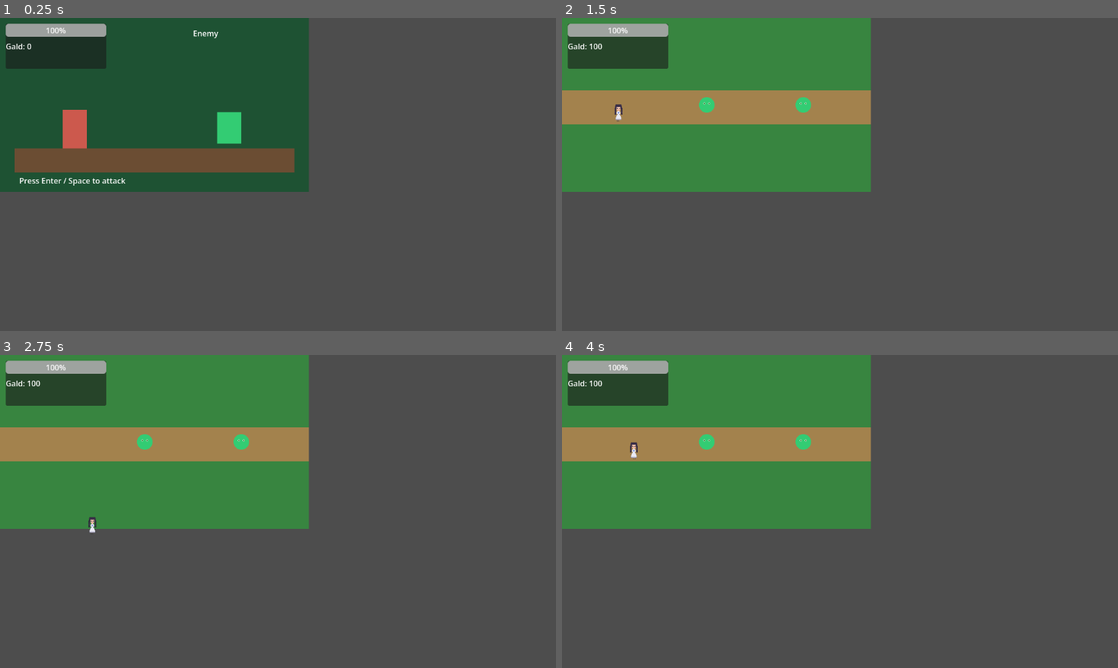
Above: before the commit, frames 1-4 (two rows, left to right).
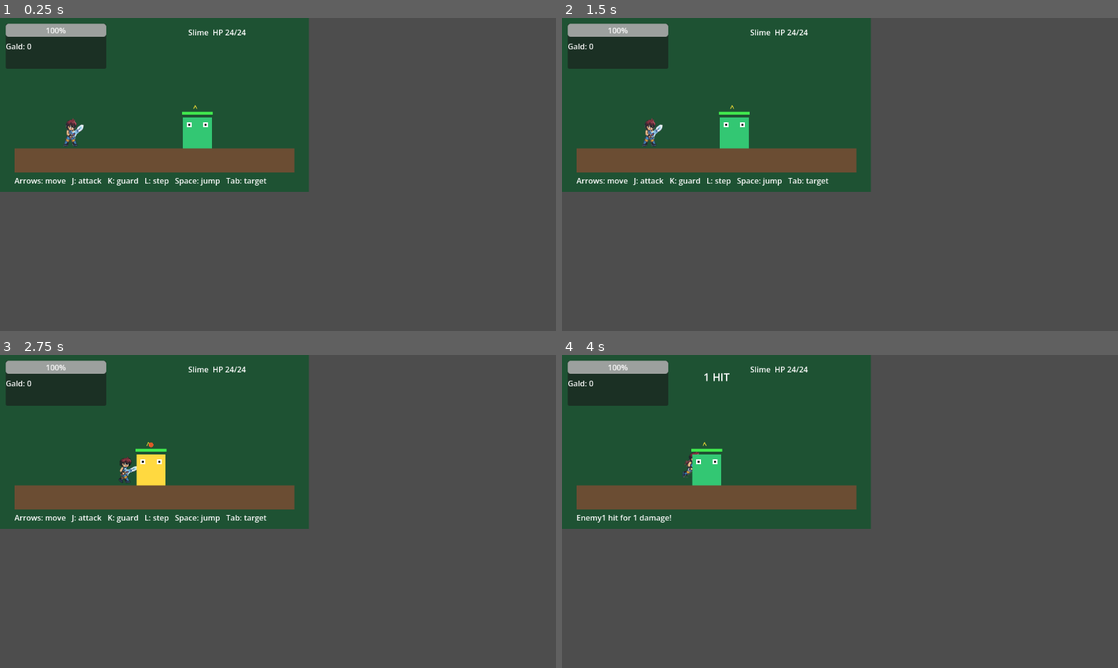
Above: after the commit, the same moments.

Repository: nkbfq763/GodotTown
Game: Godot game, scene res://battle.tscn
Same seed, same stepped clock (60 frames per second), same inputs: the game is played once before the commit and once after it. This scene is started directly instead of the project's main scene.
Inputs:
- Up to frame 1 (0.25 s): no input
- Up to frame 2 (1.5 s): tap Enter (ui_accept) at 0.5 s; hold Right (ui_right) 0.53-1.28 s; hold A (a) 0.53-1.28 s; tap Space (jump, bound only after the commit) at 0.77, 1.07 s; tap D (d) at 0.8, 1.35 s; hold Down (ui_down) from 1.28 s (still down)
- Up to frame 3 (2.75 s): tap Space (jump, bound only after the commit) at 1.52, 1.82 s; tap S (s) at 1.55 s; release Down (ui_down) at 2.03 s; hold Right (ui_right) from 2.03 s (still down); hold S (s) from 2.03 s (still down); tap Enter (ui_accept) at 2.3 s
- Up to frame 4 (4 s): release Right (ui_right) at 2.78 s; release S (s) at 2.78 s; hold Up (ui_up) 2.78-3.53 s; tap Enter (ui_accept) at 2.85 s; tap Space (jump, bound only after the commit) at 3.02, 3.32, 3.77 s; tap W (w) at 3.05 s; hold Left (ui_left) from 3.53 s (still down); hold W (w) from 3.53 s (still down); tap J (attack, bound only after the commit) at 3.8 s

The runs differ from the first frame. In frame 1, 2.1% of the frame differs, in the area x 2-48%, y 3-54%; in frame 2, 28%; in frame 3, 28%, in the area x 0-56%, y 0-57%; in frame 4, 28%.

Commit message:
feat: B1 リアルタイムLMBS近接戦闘(移動/ジャンプ/3段コンボ/ガード/ステップ/敵AI/コンボ表示/勝敗)
Co-Authored-By: Devin AI <158243242+devin-ai-integration[bot]@users.noreply.github.com>

Diff:
--- a/battle.gd
+++ b/battle.gd
@@ -1,83 +1,248 @@
 extends Node2D
 
-enum State { START, PLAYER_TURN, RESULT }
-var state := State.START
-var hero: CharacterData
-var enemies: Array[Dictionary] = []
+enum BattleState { ACTIVE, RESULT }
+enum EnemyAIState { APPROACH, TELEGRAPH, ATTACK, RECOVER, REPOSITION }
+
+const MELEE_RANGE := 78.0
+const HEIGHT_RANGE := 30.0
+const COMBO_TIMEOUT := 1.25
+
+var state := BattleState.ACTIVE
+var hero: BattleUnit
+var hero_data: CharacterData
+var enemies: Array[BattleUnit] = []
+var enemy_ai: Dictionary = {}
+var active_target: BattleUnit
+var target_index := 0
+var combo_hits := 0
+var combo_timer := 0.0
+var guard_regen_timer := 0.0
 var result_label: Label
+var combo_label: Label
 var status_label: Label
 
 func _ready() -> void:
-	hero = GameData.get_character_data()
-	if not hero:
-		hero = load("res://data/hero.tres")
-		GameData.set_character_data(hero)
-	hero.reset_for_battle()
-	for data in GameData.pending_encounter:
-		enemies.append({"data": data, "hp": data.max_hp})
+	hero_data = GameData.get_character_data()
+	if not hero_data:
+		hero_data = load("res://data/hero.tres")
+		GameData.set_character_data(hero_data)
+	hero_data.reset_for_battle()
+	_create_hero()
+	var encounter := GameData.pending_encounter.duplicate()
+	if encounter.is_empty():
+		encounter = [load("res://data/slime.tres")]
+	for index in encounter.size():
+		_create_enemy(encounter[index], index)
+	active_target = enemies[0] if not enemies.is_empty() else null
 	result_label = $Result
+	combo_label = $Combo
 	status_label = $Status
-	state = State.PLAYER_TURN
-	_refresh_display()
+	_update_target_marker()
+	_refresh_ui()
 
 func _unhandled_input(event: InputEvent) -> void:
-	if state == State.PLAYER_TURN and event.is_action_pressed("ui_accept"):
-		_attack()
-	elif state == State.RESULT and event.is_action_pressed("ui_accept"):
-		if GameData.battle_won:
-			get_tree().change_scene_to_file("res://field.tscn")
-		else:
-			get_tree().change_scene_to_file("res://title.tscn")
-
-func _physics_process(_delta: float) -> void:
-	if state != State.PLAYER_TURN:
-		return
-	var direction := Input.get_axis("ui_left", "ui_right")
-	$Hero.position.x = clampf($Hero.position.x + direction * 3.0, 80.0, 260.0)
-
-func _attack() -> void:
-	for enemy in enemies:
-		if enemy.hp > 0:
-			var defender: EnemyData = enemy.data
-			var damage := maxi(1, int(hero.attack * 1.0) - defender.defense)
-			enemy.hp = maxi(0, enemy.hp - damage)
-			status_label.text = "%s attacks %s for %d damage!" % [hero.character_name, defender.enemy_name, damage]
-			break
-	if _all_defeated():
-		_win()
+	if state == BattleState.RESULT:
+		if event.is_action_pressed("ui_accept"):
+			_return_from_battle()
+		return
+	if event.is_action_pressed("attack"):
+		hero.request_attack()
+	elif event.is_action_pressed("jump"):
+		hero.request_jump()
+	elif event.is_action_pressed("step"):
+		hero.request_step()
+	elif event.is_action_pressed("target_next"):
+		_switch_target()
+
+func _physics_process(delta: float) -> void:
+	if state == BattleState.RESULT:
+		return
+	hero.request_move(Input.get_axis("ui_left", "ui_right"))
+	hero.request_guard(Input.is_action_pressed("guard"))
+	if hero.is_guarding():
+		guard_regen_timer -= delta
+		if guard_regen_timer <= 0.0:
+			hero_data.current_tp = mini(hero_data.max_tp, hero_data.current_tp + 1)
+			guard_regen_timer = 0.25
 	else:
-		_enemy_turn()
-	_refresh_display()
-
-func _enemy_turn() -> void:
-	for enemy in enemies:
-		if enemy.hp > 0:
-			var attacker: EnemyData = enemy.data
-			var damage := maxi(1, attacker.attack - hero.defense)
-			hero.current_hp = maxi(0, hero.current_hp - damage)
-			status_label.text += "  %s hits Roland for %d." % [attacker.enemy_name, damage]
-			if hero.current_hp == 0:
-				state = State.RESULT
-				GameData.finish_battle(false)
-				result_label.text = "Defeat\nPress Enter to return to title"
-			break
-
-func _all_defeated() -> bool:
-	for enemy in enemies:
-		if enemy.hp > 0:
-			return false
-	return true
-
-func _win() -> void:
-	state = State.RESULT
+		guard_regen_timer = 0.0
+	_process_enemy_ai(delta)
+	_update_facing()
+	_update_combo(delta)
+	_sync_hero_resource()
+	_update_target_marker()
+	_refresh_ui()
+	_check_battle_result()
+
+func _create_hero() -> void:
+	hero = BattleUnit.new()
+	hero.name = "Hero"
+	add_child(hero)
+	hero.configure(hero_data, false, Vector2(155, 270))
+	hero.attack_window.connect(_on_attack_window)
+	hero.state_changed.connect(_on_unit_state_changed)
+
+func _create_enemy(data: EnemyData, index: int) -> void:
+	var enemy := BattleUnit.new()
+	enemy.name = "Enemy%d" % (index + 1)
+	add_child(enemy)
+	enemy.configure(data, true, Vector2(420 + index * 70, 270))
+	enemy.attack_window.connect(_on_attack_window)
+	enemy.state_changed.connect(_on_unit_state_changed)
+	enemies.append(enemy)
+	enemy_ai[enemy] = {
+		"state": EnemyAIState.APPROACH,
+		"timer": 0.15 * index,
+	}
+
+func _process_enemy_ai(delta: float) -> void:
+	for enemy in enemies:
+		if enemy.current_hp <= 0:
+			enemy.request_move(0.0)
+			continue
+		var data: EnemyData = enemy.unit_data
+		var record: Dictionary = enemy_ai[enemy]
+		var distance := absf(hero.position.x - enemy.position.x)
+		match int(record["state"]):
+			EnemyAIState.APPROACH:
+				enemy.telegraphing = false
+				if distance > MELEE_RANGE:
+					enemy.request_move(signf(hero.position.x - enemy.position.x))
+				else:
+					enemy.request_move(0.0)
+					enemy.telegraphing = true
+					record["state"] = EnemyAIState.TELEGRAPH
+					record["timer"] = 0.32 / maxf(0.1, data.aggression)
+			EnemyAIState.TELEGRAPH:
+				enemy.request_move(0.0)
+				enemy.telegraphing = true
+				record["timer"] = float(record["timer"]) - delta
+				if float(record["timer"]) <= 0.0:
+					enemy.telegraphing = false
+					enemy.request_attack()
+					record["state"] = EnemyAIState.ATTACK
+			EnemyAIState.ATTACK:
+				enemy.request_move(0.0)
+				if enemy.state not in [BattleUnit.State.ATTACK1, BattleUnit.State.ATTACK2, BattleUnit.State.ATTACK3]:
+					record["state"] = EnemyAIState.RECOVER
+					record["timer"] = 0.35
+			EnemyAIState.RECOVER:
+				enemy.request_move(0.0)
+				record["timer"] = float(record["timer"]) - delta
+				if float(record["timer"]) <= 0.0:
+					record["state"] = EnemyAIState.REPOSITION
+					record["timer"] = data.attack_interval / maxf(0.1, data.aggression)
+			EnemyAIState.REPOSITION:
+				enemy.request_move(signf(hero.position.x - enemy.position.x))
+				record["timer"] = float(record["timer"]) - delta
+				if float(record["timer"]) <= 0.0:
+					record["state"] = EnemyAIState.APPROACH
+		enemy.face_target(hero)
+
+func _on_attack_window(attacker: BattleUnit) -> void:
+	var defender := active_target if attacker == hero else hero
+	if not defender or defender.current_hp <= 0:
+		return
+	if attacker.attack_hit_targets.has(defender):
+		return
+	if not _is_melee_hit(attacker, defender):
+		return
+	attacker.attack_hit_targets.append(defender)
+	var damage := _calculate_damage(attacker, defender)
+	if defender == hero and hero.is_guarding() and _is_front_hit(defender, attacker):
+		damage = maxi(1, int(round(damage * 0.3)))
+		hero_data.current_tp = mini(hero_data.max_tp, hero_data.current_tp + 2)
+	defender.receive_damage(damage)
+	if attacker == hero:
+		hero_data.current_tp = mini(hero_data.max_tp, hero_data.current_tp + 2)
+	combo_hits += 1
+	combo_timer = COMBO_TIMEOUT
+	status_label.text = "%s hit for %d damage!" % [attacker.name, damage]
+	_refresh_ui()
+
+func _calculate_damage(attacker: BattleUnit, defender: BattleUnit) -> int:
+	var raw := float(attacker.get_attack()) * attacker.get_attack_power() - float(defender.get_defense())
+	var combo_multiplier := 1.0 + minf(combo_hits * 0.01, 0.3)
+	var damage := maxf(1.0, raw * combo_multiplier)
+	return maxi(1, int(floor(damage * randf_range(0.95, 1.05))))
+
+func _is_melee_hit(attacker: BattleUnit, defender: BattleUnit) -> bool:
+	if absf(attacker.position.x - defender.position.x) > MELEE_RANGE:
+		return false
+	if absf(attacker.position.y - defender.position.y) > HEIGHT_RANGE:
+		return false
+	return _is_front_hit(attacker, defender)
+
+func _is_front_hit(attacker: BattleUnit, defender: BattleUnit) -> bool:
+	var direction := 1.0 if attacker.facing_right else -1.0
+	return (defender.position.x - attacker.position.x) * direction >= -8.0
+
+func _switch_target() -> void:
+	if enemies.is_empty():
+		return
+	var alive: Array[BattleUnit] = enemies.filter(func(enemy: BattleUnit) -> bool: return enemy.current_hp > 0)
+	if alive.is_empty():
+		return
+	target_index = (target_index + 1) % alive.size()
+	active_target = alive[target_index]
+	_update_target_marker()
+
+func _update_facing() -> void:
+	if active_target and active_target.current_hp > 0:
+		hero.face_target(active_target)
+	for enemy in enemies:
+		if enemy.current_hp > 0:
+			enemy.face_target(hero)
+
+func _update_combo(delta: float) -> void:
+	if combo_hits == 0:
+		return
+	combo_timer -= delta
+	if combo_timer <= 0.0:
+		combo_hits = 0
+
+func _sync_hero_resource() -> void:
+	hero_data.current_hp = hero.current_hp
+
+func _update_target_marker() -> void:
+	if not active_target:
+		$TargetMarker.visible = false
+		return
+	$TargetMarker.visible = active_target.current_hp > 0
+	$TargetMarker.position = active_target.position + Vector2(-10, -96)
+
+func _refresh_ui() -> void:
+	combo_label.text = "%d HIT" % combo_hits if combo_hits > 0 else ""
+	for index in enemies.size():
+		var enemy := enemies[index]
+		var label: Label = $EnemyList.get_child(index)
+		label.text = "%s  HP %d/%d" % [enemy.unit_data.get("enemy_name"), enemy.current_hp, enemy.max_hp]
+
+func _check_battle_result() -> void:
+	if hero.current_hp <= 0:
+		state = BattleState.RESULT
+		GameData.finish_battle(false)
+		result_label.text = "Defeat\nPress Enter to return to title"
+		status_label.text = "Roland was defeated."
+		return
+	for enemy in enemies:
+		if enemy.current_hp > 0:
+			return
+	state = BattleState.RESULT
 	var reward := 0
 	for enemy in enemies:
-		reward += enemy.data.gald
+		reward += int(enemy.unit_data.get("gald"))
 	GameData.gald += reward
 	GameData.finish_battle(true)
 	result_label.text = "Victory!  +%d Gald\nPress Enter to return" % reward
-
-func _refresh_display() -> void:
-	for index in enemies.size():
-		var enemy_label: Label = $EnemyList.get_child(index)
-		enemy_label.text = "%s  HP %d/%d" % [enemies[index].data.enemy_name, enemies[index].hp, enemies[index].data.max_hp]
+	status_label.text = "All enemies defeated."
+
+func _return_from_battle() -> void:
+	if GameData.battle_won:
+		get_tree().change_scene_to_file("res://field.tscn")
+	else:
+		get_tree().change_scene_to_file("res://title.tscn")
+
+func _on_unit_state_changed(unit: BattleUnit, new_state: BattleUnit.State) -> void:
+	if unit == hero and new_state == BattleUnit.State.HURT:
+		status_label.text = "Roland is staggered!"
--- a/battle.tscn
+++ b/battle.tscn
@@ -20,25 +20,11 @@
 color = Color(0.42, 0.3, 0.2, 1)
 mouse_filter = 2
 
-[node name="Hero" type="ColorRect" parent="."]
-offset_left = 130.0
-offset_top = 190.0
-offset_right = 180.0
-offset_bottom = 270.0
-color = Color(0.8, 0.35, 0.3, 1)
-
-[node name="EnemyA" type="ColorRect" parent="."]
-offset_left = 450.0
-offset_top = 195.0
-offset_right = 500.0
-offset_bottom = 260.0
-color = Color(0.2, 0.8, 0.45, 1)
-
 [node name="EnemyList" type="VBoxContainer" parent="."]
-offset_left = 400.0
-offset_top = 20.0
-offset_right = 610.0
-offset_bottom = 100.0
+offset_left = 390.0
+offset_top = 18.0
+offset_right = 625.0
+offset_bottom = 125.0
 
 [node name="Enemy1" type="Label" parent="EnemyList"]
 layout_mode = 2
@@ -52,18 +38,32 @@
 layout_mode = 2
 text = ""
 
+[node name="TargetMarker" type="Label" parent="."]
+offset_right = 24.0
+offset_bottom = 24.0
+theme_override_colors/font_color = Color(1, 0.9, 0.2, 1)
+text = "^"
+
+[node name="Combo" type="Label" parent="."]
+offset_left = 270.0
+offset_top = 30.0
+offset_right = 370.0
+offset_bottom = 60.0
+theme_override_font_sizes/font_size = 22
+horizontal_alignment = 1
+
 [node name="Status" type="Label" parent="."]
-offset_left = 40.0
+offset_left = 30.0
 offset_top = 325.0
-offset_right = 600.0
-offset_bottom = 345.0
-text = "Press Enter / Space to attack"
+offset_right = 610.0
+offset_bottom = 350.0
+text = "Arrows: move   J: attack   K: guard   L: step   Space: jump   Tab: target"
 
 [node name="Result" type="Label" parent="."]
-offset_left = 180.0
+offset_left = 175.0
 offset_top = 120.0
-offset_right = 460.0
-offset_bottom = 180.0
+offset_right = 465.0
+offset_bottom = 185.0
 theme_override_font_sizes/font_size = 20
 horizontal_alignment = 1
 
--- /dev/null
+++ b/battle_unit.gd
@@ -0,0 +1,260 @@
+extends Node2D
+class_name BattleUnit
+
+signal attack_window(attacker: BattleUnit)
+signal state_changed(unit: BattleUnit, new_state: State)
+
+enum State {
+	IDLE,
+	MOVE,
+	JUMP,
+	ATTACK1,
+	ATTACK2,
+	ATTACK3,
+	GUARD,
+	STEP,
+	HURT,
+	DOWN,
+	KO,
+}
+
+const ATTACK_DURATION := 0.42
+const ATTACK_ACTIVE_START := 0.16
+const ATTACK_ACTIVE_END := 0.29
+const STEP_DURATION := 0.18
+const HURT_DURATION := 0.22
+const JUMP_SPEED := -245.0
+const GRAVITY := 720.0
+
+var unit_data: Resource
+var is_enemy := false
+var state: State = State.IDLE
+var move_intent := 0.0
+var guard_requested := false
+var state_time := 0.0
+var attack_stage := 0
+var attack_queued := false
+var attack_active_emitted := false
+var attack_hit_targets: Array[BattleUnit] = []
+var vertical_velocity := 0.0
+var ground_y := 270.0
+var facing_right := true
+var target: BattleUnit
+var telegraphing := false
+var current_hp := 1
+var max_hp := 1
+var sprite: AnimatedSprite2D
+var enemy_color := Color(0.25, 0.8, 0.45)
+
+func configure(data: Resource, enemy: bool, start_position: Vector2) -> void:
+	unit_data = data
+	is_enemy = enemy
+	position = start_position
+	ground_y = start_position.y
+	max_hp = int(data.get("health") if not enemy else data.get("max_hp"))
+	current_hp = max_hp
+	if not enemy and int(data.get("current_hp")) > 0:
+		current_hp = int(data.get("current_hp"))
+	if is_enemy:
+		var enemy_name := str(data.get("enemy_name"))
+		enemy_color = Color(0.8, 0.32, 0.25) if enemy_name == "Goblin" else Color(0.2, 0.78, 0.45)
+	else:
+		_create_hero_sprite()
+	queue_redraw()
+
+func _create_hero_sprite() -> void:
+	sprite = AnimatedSprite2D.new()
+	sprite.name = "BattleSprite"
+	sprite.texture_filter = CanvasItem.TEXTURE_FILTER_NEAREST
+	sprite.sprite_frames = load("res://assets/characters/hero/hero_battle.tres")
+	sprite.position = Vector2(0, -32)
+	add_child(sprite)
+
+func _physics_process(delta: float) -> void:
+	if state == State.KO:
+		queue_redraw()
+		return
+	state_time += delta
+	match state:
+		State.IDLE, State.MOVE:
+			_process_ground_movement(delta)
+			if guard_requested and state == State.IDLE:
+				_set_state(State.GUARD)
+		State.GUARD:
+			if guard_requested:
+				_process_ground_movement(delta, false)
+			else:
+				_set_state(State.IDLE)
+		State.JUMP:
+			_process_jump(delta)
+		State.ATTACK1, State.ATTACK2, State.ATTACK3:
+			_process_attack()
+		State.STEP:
+			_process_step(delta)
+		State.HURT:
+			if state_time >= HURT_DURATION:
+				_set_state(State.IDLE)
+		State.DOWN:
+			if state_time >= 0.45:
+				_set_state(State.KO)
+	update_visual()
+	queue_redraw()
+
+func _process_ground_movement(_delta: float, allow_move := true) -> void:
+	if allow_move and absf(move_intent) > 0.01:
+		position.x = clampf(position.x + move_intent * get_move_speed() * get_physics_process_delta_time(), 45.0, 595.0)
+		facing_right = move_intent > 0.0
+		if state == State.IDLE:
+			_set_state(State.MOVE)
+	elif state == State.MOVE:
+		_set_state(State.IDLE)
+
+func _process_jump(delta: float) -> void:
+	position.y += vertical_velocity * delta
+	vertical_velocity += GRAVITY * delta
+	if position.y >= ground_y:
+		position.y = ground_y
+		vertical_velocity = 0.0
+		_set_state(State.IDLE)
+
+func _process_attack() -> void:
+	if not attack_active_emitted and state_time >= ATTACK_ACTIVE_START:
+		attack_active_emitted = true
+		attack_window.emit(self)
+	if state_time >= ATTACK_ACTIVE_END:
+		attack_active_emitted = true
+	if state_time < ATTACK_DURATION:
+		return
+	if attack_queued and attack_stage < 3:
+		_start_attack(attack_stage + 1)
+	else:
+		_set_state(State.IDLE)
+
+func _process_step(delta: float) -> void:
+	var direction := move_intent
+	if absf(direction) < 0.01:
+		direction = 1.0 if facing_right else -1.0
+	position.x = clampf(position.x + direction * 300.0 * delta, 45.0, 595.0)
+	if state_time >= STEP_DURATION:
+		_set_state(State.IDLE)
+
+func request_move(direction: float) -> void:
+	if state in [State.KO, State.DOWN, State.HURT, State.ATTACK1, State.ATTACK2, State.ATTACK3, State.STEP]:
+		return
+	move_intent = clampf(direction, -1.0, 1.0)
+	if absf(move_intent) > 0.01:
+		facing_right = move_intent > 0.0
+
+func request_jump() -> void:
+	if state in [State.KO, State.DOWN, State.HURT, State.JUMP, State.ATTACK1, State.ATTACK2, State.ATTACK3, State.STEP]:
+		return
+	vertical_velocity = JUMP_SPEED
+	_set_state(State.JUMP)
+
+func request_attack() -> void:
+	if state in [State.KO, State.DOWN, State.HURT, State.JUMP, State.STEP, State.GUARD]:
+		return
+	if state in [State.ATTACK1, State.ATTACK2, State.ATTACK3]:
+		if attack_stage < 3 and state_time >= 0.2:
+			attack_queued = true
+		return
+	_start_attack(1)
+
+func request_guard(held: bool) -> void:
+	guard_requested = held
+	if not held and state == State.GUARD:
+		_set_state(State.IDLE)
+
+func request_step() -> void:
+	if state in [State.KO, State.DOWN, State.HURT]:
+		return
+	attack_queued = false
+	_set_state(State.STEP)
+
+func receive_damage(amount: int) -> void:
+	current_hp = maxi(0, current_hp - amount)
+	telegraphing = false
+	if current_hp == 0:
+		_set_state(State.DOWN)
+	else:
+		_set_state(State.HURT)
+
+func face_target(new_target: BattleUnit) -> void:
+	target = new_target
+	if target:
+		facing_right = target.position.x >= position.x
+
+func is_guarding() -> bool:
+	return state == State.GUARD
+
+func get_attack() -> int:
+	return int(unit_data.get("attack"))
+
+func get_defense() -> int:
+	return int(unit_data.get("defense"))
+
+func get_move_speed() -> float:
+	if is_enemy:
+		return float(unit_data.get("move_speed"))
+	return float(unit_data.get("speed"))
+
+func get_attack_power() -> float:
+	return 1.0
+
+func _start_attack(stage: int) -> void:
+	attack_stage = stage
+	attack_queued = false
+	attack_active_emitted = false
+	attack_hit_targets.clear()
+	state_time = 0.0
+	_set_state(State.ATTACK1 + stage - 1)
+
+func _set_state(new_state: State) -> void:
+	if state == new_state:
+		state_time = 0.0
+		return
+	state = new_state
+	state_time = 0.0
+	if new_state != State.HURT:
+		telegraphing = false
+	state_changed.emit(self, new_state)
+
+func update_visual() -> void:
+	if not sprite:
+		return
+	sprite.flip_h = not facing_right
+	var animation := "idle"
+	match state:
+		State.MOVE:
+			animation = "walk"
+		State.JUMP:
+			animation = "walk"
+		State.ATTACK1:
+			animation = "attack1"
+		State.ATTACK2:
+			animation = "attack2"
+		State.ATTACK3:
+			animation = "attack3"
+		State.GUARD:
+			# B1 has no guard frame; cast is the closest defensive pose.
+			animation = "cast"
+		State.HURT:
+			animation = "hurt"
+		State.DOWN, State.KO:
+			animation = "down"
+	if sprite.animation != animation:
+		sprite.play(animation)
+
+func _draw() -> void:
+	if not is_enemy:
+		return
+	var body_color := Color(1.0, 0.85, 0.25) if telegraphing else enemy_color
+	draw_rect(Rect2(-30, -64, 60, 64), body_color)
+	draw_rect(Rect2(-22, -54, 10, 10), Color.WHITE)
+	draw_rect(Rect2(12, -54, 10, 10), Color.WHITE)
+	draw_rect(Rect2(-19, -51, 4, 4), Color(0.1, 0.1, 0.1))
+	draw_rect(Rect2(15, -51, 4, 4), Color(0.1, 0.1, 0.1))
+	draw_rect(Rect2(-32, -76, 64, 6), Color(0.08, 0.08, 0.08))
+	draw_rect(Rect2(-32, -76, 64.0 * float(current_hp) / max_hp, 6), Color(0.25, 0.9, 0.3))
+	if telegraphing:
+		draw_circle(Vector2(0, -84), 7.0 + sin(state_time * 24.0) * 2.0, Color(1.0, 0.35, 0.15, 0.85))
--- a/data/enemy_data.gd
+++ b/data/enemy_data.gd
@@ -7,4 +7,7 @@
 @export var defense: int = 0
 @export var exp: int = 5
 @export var gald: int = 3
+@export var attack_interval: float = 2.0
+@export_range(0.1, 2.0) var aggression: float = 1.0
+@export var move_speed: float = 45.0
 @export_file("*.png") var battle_sprite: String = "res://assets/enemies/slime/battle.png"
--- a/data/goblin.tres
+++ b/data/goblin.tres
@@ -10,3 +10,6 @@
 defense = 2
 exp = 8
 gald = 10
+attack_interval = 1.8
+aggression = 1.2
+move_speed = 52.0
--- a/data/slime.tres
+++ b/data/slime.tres
@@ -10,3 +10,6 @@
 defense = 1
 exp = 4
 gald = 6
+attack_interval = 2.3
+aggression = 1.0
+move_speed = 42.0
--- a/project.godot
+++ b/project.godot
@@ -71,6 +71,31 @@
 "events": [Object(InputEventKey,"resource_local_to_scene":false,"resource_name":"","device":0,"window_id":0,"alt_presse …(191 unchanged characters)…
 ]
 }
+attack={
+"deadzone": 0.5,
+"events": [Object(InputEventKey,"resource_local_to_scene":false,"resource_name":"","device":0,"window_id":0,"alt_pressed":false,"shift_pressed":false,"ctrl_pressed":false,"meta_pressed":false,"pressed":false,"keycode":0,"physical_keycode":74,"key_label":0,"unicode":106,"location":0,"echo":false,"script":null)
+]
+}
+guard={
+"deadzone": 0.5,
+"events": [Object(InputEventKey,"resource_local_to_scene":false,"resource_name":"","device":0,"window_id":0,"alt_pressed":false,"shift_pressed":false,"ctrl_pressed":false,"meta_pressed":false,"pressed":false,"keycode":0,"physical_keycode":75,"key_label":0,"unicode":107,"location":0,"echo":false,"script":null)
+]
+}
+step={
+"deadzone": 0.5,
+"events": [Object(InputEventKey,"resource_local_to_scene":false,"resource_name":"","device":0,"window_id":0,"alt_pressed":false,"shift_pressed":false,"ctrl_pressed":false,"meta_pressed":false,"pressed":false,"keycode":0,"physical_keycode":76,"key_label":0,"unicode":108,"location":0,"echo":false,"script":null)
+]
+}
+jump={
+"deadzone": 0.5,
+"events": [Object(InputEventKey,"resource_local_to_scene":false,"resource_name":"","device":0,"window_id":0,"alt_pressed":false,"shift_pressed":false,"ctrl_pressed":false,"meta_pressed":false,"pressed":false,"keycode":0,"physical_keycode":32,"key_label":0,"unicode":32,"location":0,"echo":false,"script":null)
+]
+}
+target_next={
+"deadzone": 0.5,
+"events": [Object(InputEventKey,"resource_local_to_scene":false,"resource_name":"","device":0,"window_id":0,"alt_pressed":false,"shift_pressed":false,"ctrl_pressed":false,"meta_pressed":false,"pressed":false,"keycode":0,"physical_keycode":4194308,"key_label":0,"unicode":0,"location":0,"echo":false,"script":null)
+]
+}
 
 [physics]
 
